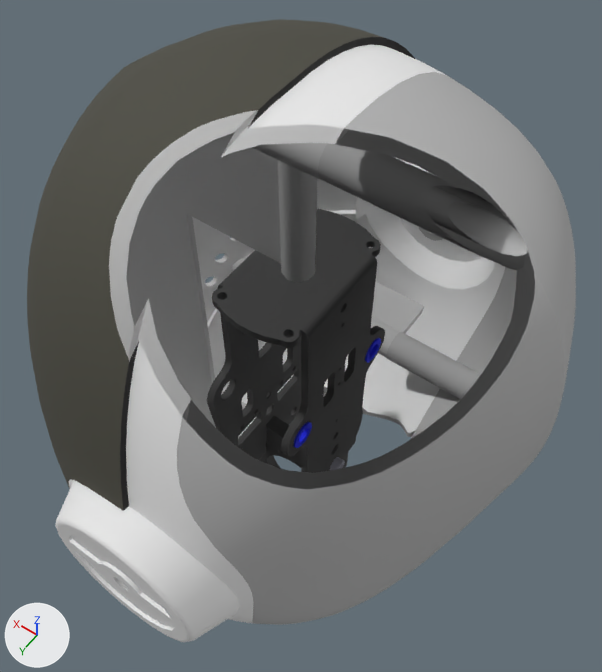
Renders of the COLLADA model aero_description/typeF/meshes/aero_upper_meshes/NECK_LINK3_mesh.dae from each side of a commit.
One viewpoint serves both versions: a 50 mm lens placed at (-0.095, 0.132, 0.299), pointed at (0.004, -0.007, 0.08). Lighting does not change. The marker at lower left points along +X, +Y and +Z. Everything nearer to the camera than a plane just in front of the edit is cut away. Where no turn or scale is listed for an object, it has been applied to the vertices.

The first picture shows 'サーフェス1', 'サーフェス1_ncl1_1', 'サーフェス1_ncl1_4', 'サーフェス1_ncl1_6', 'サーフェス1_ncl1_7'.
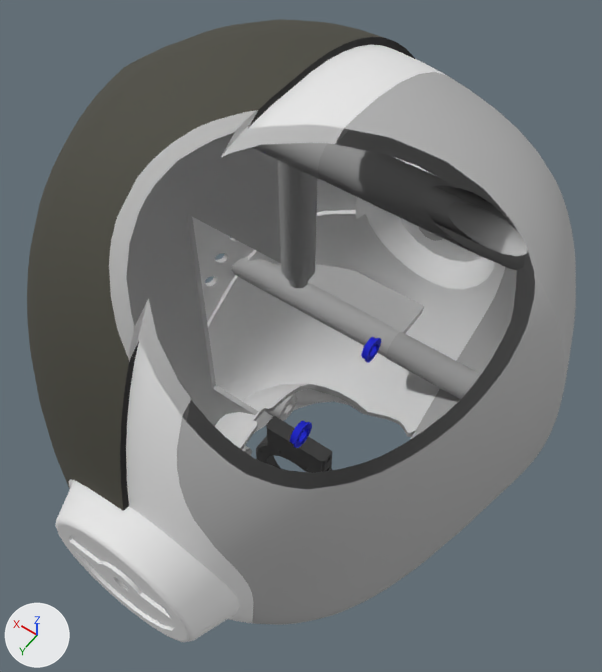
Location of each change, [x1, y1, x2, y2] in pixels of the pictures (602 x 672 px):
'サーフェス1_ncl1_6', deleted: before [207, 209, 385, 473]
'サーフェス1_ncl1_4', deleted: before [330, 457, 345, 471]

The change in detail:
Object 'サーフェス1_ncl1_4' (ob_サーフェス1_ncl1_4) is deleted.
Object 'サーフェス1_ncl1_6' (ob_サーフェス1_ncl1_6) is deleted.
